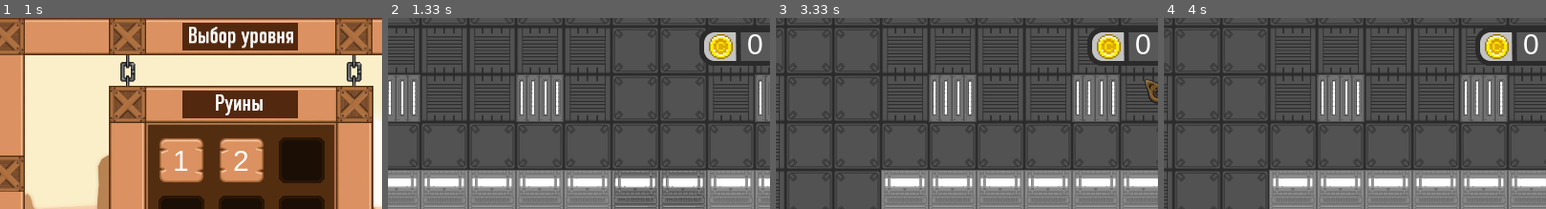
Above: before the commit, frames 1-4 (left to right).
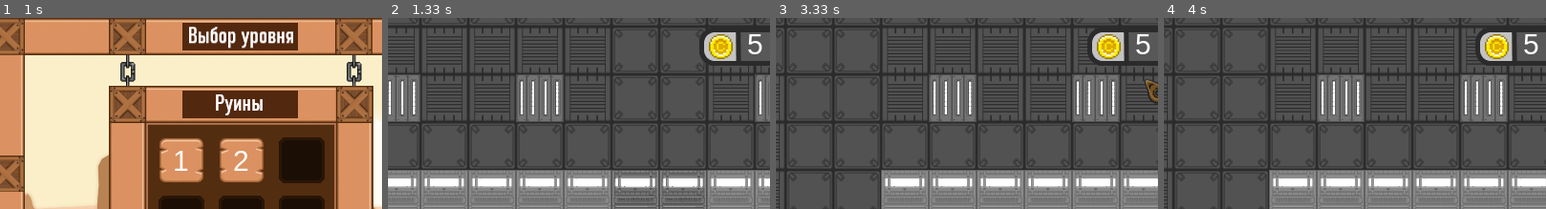
Above: after the commit, the same moments.

Repository: DABer1805/Teplyakov_Roman_and_Berezhnoy_Dmitry_PyGame_project
Game: pygame game, started from main.py
The game is run twice, just before and just after one commit, with the same random seed, the same clock (stepped at 60 frames per second) and the same inputs.
Inputs (mouse positions are % of the whole screen's width and height, from its top left):
- Up to frame 1 (1 s): click (18, 34) at 0.38 s; click (18, 84) at 0.72 s
- Up to frame 2 (1.33 s): hold D from 1 s (still down)
- Up to frame 3 (3.33 s): release D at 1.47 s; hold D 1.5-1.97 s; press the mouse at (50, 64) at 2.03 s; move the mouse to (54, 69) at 2.13 s; release the mouse at (59, 75) at 2.27 s; press the mouse at (58, 37) at 2.37 s; move the mouse to (38, 49) at 2.47 s; release the mouse at (18, 62) at 2.6 s; press the mouse at (18, 84) at 2.7 s; move the mouse to (19, 59) at 2.8 s; release the mouse at (20, 34) at 2.93 s; hold A from 3.03 s (still down); move the mouse to (82, 16) at 3.07 s
- Up to frame 4 (4 s): release A at 3.57 s; hold A from 3.6 s (still down); move the mouse to (40, 66) at 3.63 s
The pictures show only the part of the screen within x 34-84%, y 0-50%; the shares and areas given below are measured in that part.

Frame 1 is identical in both runs. In frame 2, 0.2% of the frame differs, in the area x 94-98%, y 8-19%; in frame 3, 0.2%; in frame 4, 0.2%.

Commit message:
docs: update documentation

Diff:
--- a/buttons.py
+++ b/buttons.py
@@ -44,8 +44,15 @@
 
     def draw(self, screen):
         """Отрисовка кнопок"""
+        # Тут результат выполнения функции кнопки (В main подробно
+        # расписано про то как через аозвращаемые значения функции
+        # перекидываются параметры во избежание изменения глобальных
+        # переменных изнутри функции, так что все классы и функции в
+        # проекте полностью независимы друг от друга)
         result = None
+        # Показатель какой вид, курсора подставлять - стрелку ли палец
         arrow_idx = DEFAULT_CURSOR
+        # Спрятана ли кнопка
         if self.is_visible:
             mouse = get_pos()
             click = get_pressed()
@@ -57,16 +64,21 @@
                 if click[0] == 1 and self.action is not None:
                     # soundButton.play()
                     delay(300)
+                    # Собираем вме параметры, которая возвращает функция
                     result = self.action()
 
                 arrow_idx = ACTIVE_CURSOR
             else:
                 screen.blit(self.inactive_image, (self.pos_x, self.pos_y))
+            # Размещаем текcт кнопки
             blit_text(
                 screen, self.text, int(self.pos_x + self.width / 2),
                 int(self.pos_y + self.height / 2 + 2),
                 font_size=self.font_size, center=True
             )
+        # Тут возвращаем однозначно вид курсора и либо распакованные
+        # параметры, которые вернула функция, либо None если она работает в
+        # "тихом режиме"
         return (arrow_idx, *result) if result is not None else (
             arrow_idx, None
         )
--- a/dashboard.py
+++ b/dashboard.py
@@ -1,3 +1,5 @@
+from typing import Union
+
 from pygame import Rect
 from pygame.draw import rect
 from blit_text import blit_text
@@ -5,8 +7,23 @@
 
 
 class DashboardScale:
-    def __init__(self, pos_x, pos_y, width, height, border,
-                 cur_value, max_value, colors):
+    """ Полоска одного из показателей персонажа """
+    def __init__(self, pos_x: int, pos_y: int,
+                 width: int, height: int, border: int,
+                 cur_value: Union[float, int],
+                 max_value: Union[float, int],
+                 colors: tuple[str, str, str]):
+        """
+
+        :param pos_x:
+        :param pos_y:
+        :param width:
+        :param height:
+        :param cur_value:
+        :param max_value:
+        :param po:
+
+        """
         self.pos_x = pos_x
         self.pos_y = pos_y
         self.width = width
Binary file changed: DataBase.sqlite
Not shown, changed: README.md
